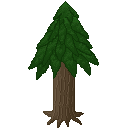
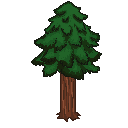
The second 128×128 image is a revision of the first. Changes to its layers:
moved "tree" above "Detail3", painted on it over [left=31, top=1, right=102, bottom=128]
renamed "crown" to "Detail3", hid it, painted on it over [left=28, top=1, right=99, bottom=128]
